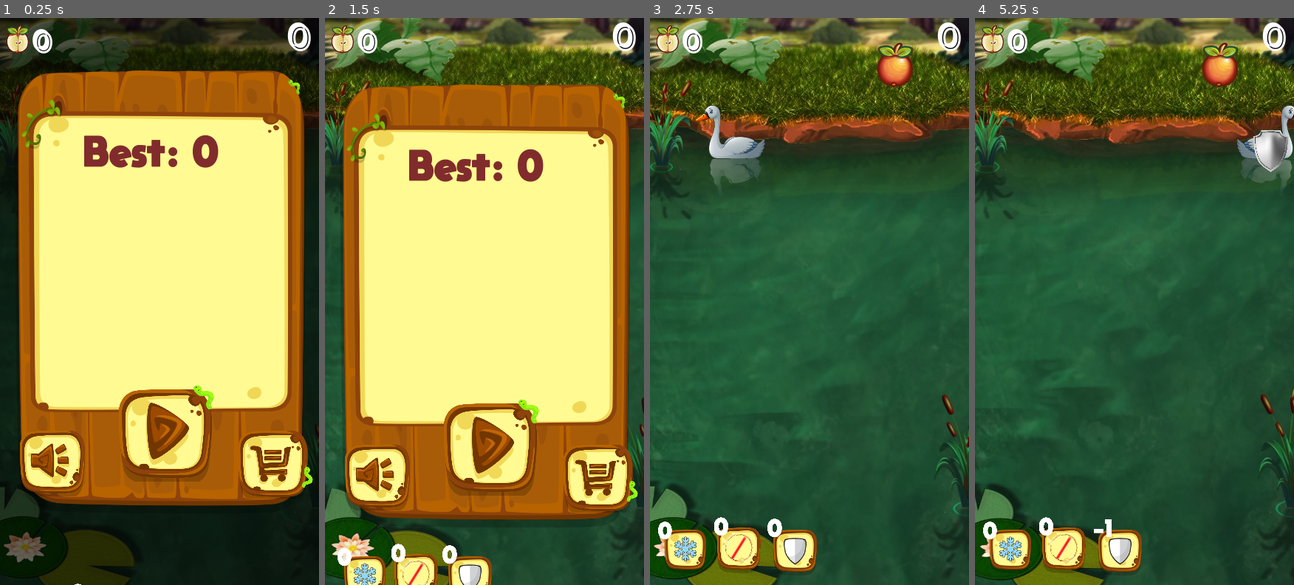
Above: before the commit, frames 1-4 (left to right).
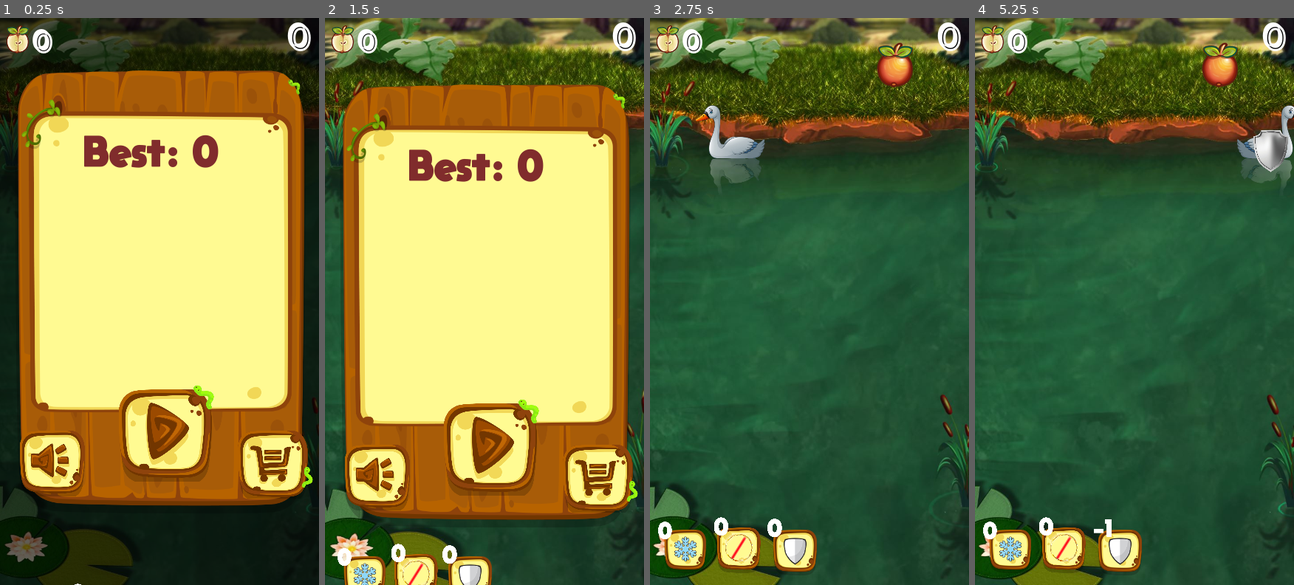
Above: after the commit, the same moments.

Repository: BotibaGameDev/Duck
Game: Godot game, scene res://stages/gameStage.tscn
Same seed, same stepped clock (60 frames per second), same inputs: the game is played once before the commit and once after it.
Inputs (mouse positions are in pixels of both pictures, inside the frame that each line leads up to):
- Up to frame 1 (0.25 s): no input
- Up to frame 2 (1.5 s): click (490, 437) at 0.5 s; click (490, 431) at 1.25 s
- Up to frame 3 (2.75 s): click "0" at 2 s
- Up to frame 4 (5.25 s): click "0" at 2.75 s; click "0" at 3.5 s; click "-1" at 4.25 s; click "0" at 5 s

The runs differ from the first frame. In frame 1, 0.4% of the frame differs, in the area x 0-100%, y 0-100%; in frame 2, 1.4%; in frame 3, 2.7%; in frame 4, 3.6%.

Commit message:
imune activation effect

Diff:
--- a/scenes/background.tscn
+++ b/scenes/background.tscn
@@ -193,6 +193,6 @@
 scale = Vector2( 0.200589, 0.200589 )
 z_index = -2
 frames = SubResource( 1 )
-frame = 151
+frame = 146
 playing = true
 centered = false
--- /dev/null
+++ b/scenes/imune activated.tscn
@@ -0,0 +1,49 @@
+[gd_scene load_steps=3 format=2]
+
+[ext_resource path="res://sprites/shieeeeld.png" type="Texture" id=1]
+
+[sub_resource type="Animation" id=1]
+resource_name = "On"
+length = 1.5
+tracks/0/type = "value"
+tracks/0/path = NodePath(".:scale")
+tracks/0/interp = 1
+tracks/0/loop_wrap = true
+tracks/0/imported = false
+tracks/0/enabled = true
+tracks/0/keys = {
+"times": PoolRealArray( 0, 0.4, 0.7, 1, 1.5 ),
+"transitions": PoolRealArray( 2.14355, 0.450625, 2.21914, 2, 1 ),
+"update": 0,
+"values": [ Vector2( 0.2, 0.2 ), Vector2( 1, 1 ), Vector2( 1.02, 1.02 ), Vector2( 1, 1 ), Vector2( 0.2, 0.2 ) ]
+}
+tracks/1/type = "value"
+tracks/1/path = NodePath(".:modulate")
+tracks/1/interp = 1
+tracks/1/loop_wrap = true
+tracks/1/imported = false
+tracks/1/enabled = true
+tracks/1/keys = {
+"times": PoolRealArray( 0, 0.4, 1, 1.5 ),
+"transitions": PoolRealArray( 0.378929, 1, 4.92458, 1 ),
+"update": 0,
+"values": [ Color( 1, 1, 1, 0 ), Color( 1, 1, 1, 1 ), Color( 1, 1, 1, 1 ), Color( 1, 1, 1, 0 ) ]
+}
+
+[node name="imune activated" type="Node2D"]
+modulate = Color( 1, 1, 1, 0 )
+position = Vector2( 74.1752, 117.698 )
+scale = Vector2( 0.2, 0.2 )
+__meta__ = {
+"_edit_group_": true
+}
+
+[node name="Sprite" type="Sprite" parent="."]
+scale = Vector2( 0.061, 0.061 )
+texture = ExtResource( 1 )
+__meta__ = {
+"_edit_group_": true
+}
+
+[node name="animation" type="AnimationPlayer" parent="."]
+anims/On = SubResource( 1 )
--- a/scripts/fruitCollision.gd
+++ b/scripts/fruitCollision.gd
@@ -1,5 +1,5 @@
 extends Area2D
-
+onready var imuneActivated_scn = preload("res://scenes/imune activated.tscn")
 
 
 func _ready():
@@ -7,11 +7,14 @@
 
 func _on_fruit_area_entered(area):
 	if area.get_name() == "movingKnife":
-		#randomize()
-		#if rand_range(-1,1) > 0 :
-			#get_node("/root/Main").imuneBonus = true
-			#for i in range(get_node("/root/Main").ducksInField) :
-				#get_node("/root/Main/background").get_child(1).get_child(1).get_child(i).imuneOn = false
+		randomize()
+		if rand_range(-1,1) > 0 :
+			get_node("/root/Main").imuneBonus = true
+			get_node("/root/Main").add_child(imuneActivated_scn.instance())
+			get_node("/root/Main/imune activated/animation").play("On")
+			get_node("/root/Main/background/Swamp/Fading").play("fade for bonus")
+			for i in range(get_node("/root/Main").ducksInField) :
+				get_node("/root/Main/background").get_child(1).get_child(1).get_child(i).imuneOn = false
 
 		get_node("/root/Main").lazerBonus = false
 		get_node("/root/Main/sounds").get_child(2).play()
--- a/stages/gameStage.tscn
+++ b/stages/gameStage.tscn
@@ -48,6 +48,22 @@
 "values": [ Color( 0.380392, 0.380392, 0.380392, 1 ), Color( 1, 1, 1, 1 ) ]
 }
 
+[sub_resource type="Animation" id=17]
+resource_name = "fade for bonus"
+length = 1.5
+tracks/0/type = "value"
+tracks/0/path = NodePath("..:modulate")
+tracks/0/interp = 1
+tracks/0/loop_wrap = true
+tracks/0/imported = false
+tracks/0/enabled = true
+tracks/0/keys = {
+"times": PoolRealArray( 0, 0.5, 1, 1.5 ),
+"transitions": PoolRealArray( 1, 1, 1, 1 ),
+"update": 0,
+"values": [ Color( 1, 1, 1, 1 ), Color( 0.380392, 0.380392, 0.380392, 1 ), Color( 0.380392, 0.380392, 0.380392, 1 ), Color( 1, 1, 1, 1 ) ]
+}
+
 [sub_resource type="DynamicFont" id=3]
 size = 15
 outline_size = 1
@@ -212,17 +228,16 @@
 modulate = Color( 0.380392, 0.380392, 0.380392, 1 )
 
 [node name="Swamp" parent="background" instance=ExtResource( 2 )]
-editor/display_folded = true
 scale = Vector2( 0.199901, 0.199901 )
 z_index = -4
-frame = 131
+frame = 56
 
 [node name="Fading" type="AnimationPlayer" parent="background/Swamp"]
 anims/Fade = SubResource( 1 )
 anims/Unfade = SubResource( 2 )
+"anims/fade for bonus" = SubResource( 17 )
 
 [node name="ui_container" type="Node" parent="."]
-editor/display_folded = true
 
 [node name="score" type="Label" parent="ui_container"]
 margin_left = 119.0
@@ -319,6 +334,7 @@
 text = "50"
 
 [node name="imuneDuck" type="Button" parent="Buttons"]
+editor/display_folded = true
 margin_left = 54.0
 margin_top = 260.0
 margin_right = 169.0
Not shown: 1 places in stages/gameStage.tscn that only renumber resources
